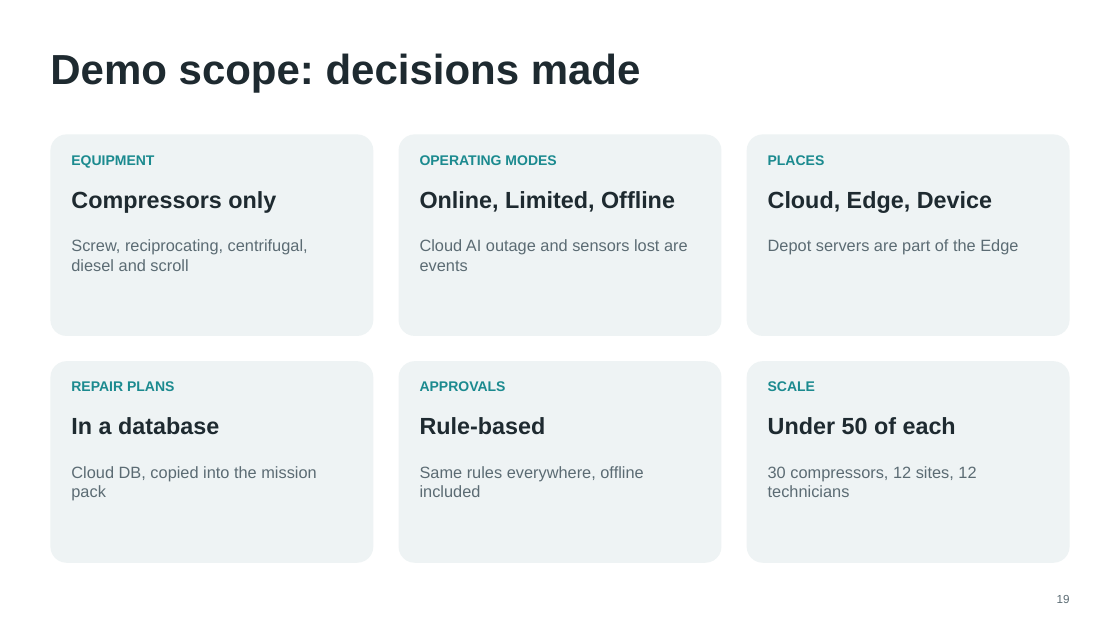
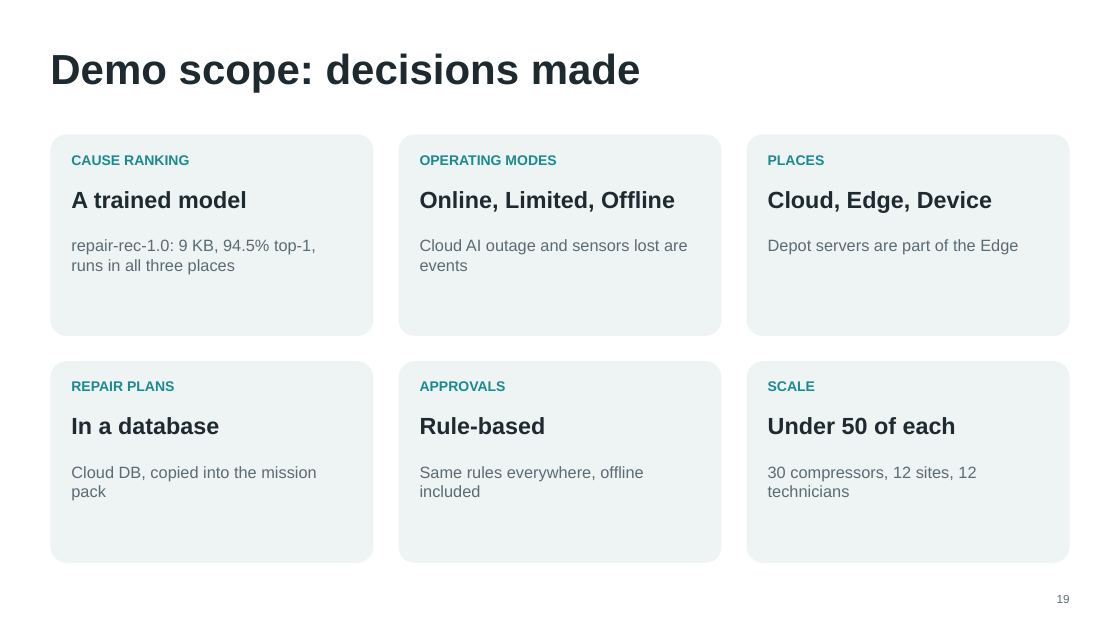
Before and after one commit to chandra50/hybrid-ai-service, a slide deck: slide 19 of docs/hybrid-ai-design.pptx. Drawn at 1120x630 pixels with LibreOffice and Linux fonts; fonts in the diff are those of the drawing. Boxes give left, top, right and bottom in pixels: in the first picture for what was removed or moved away, otherwise in the second. Text is boxed around its words. In the diff, an @@ line names an element or a change of style, - is before the commit and + after.

```diff
--- a/docs/hybrid-ai-design.pptx
+++ b/docs/hybrid-ai-design.pptx
@@ text at <box>71,155,189,165</box>: text changed @@
-EQUIPMENT
+CAUSE RANKING
@@ text at <box>71,191,247,208</box>: text changed @@
-Compressors only
+A trained model
@@ text at <box>71,239,316,274</box>: text changed @@
-Screw, reciprocating, centrifugal, diesel and scroll
+repair-rec-1.0: 9 KB, 94.5% top-1, runs in all three places
```
Also in this commit, not shown: 5 other slides changed, 15 other files.
